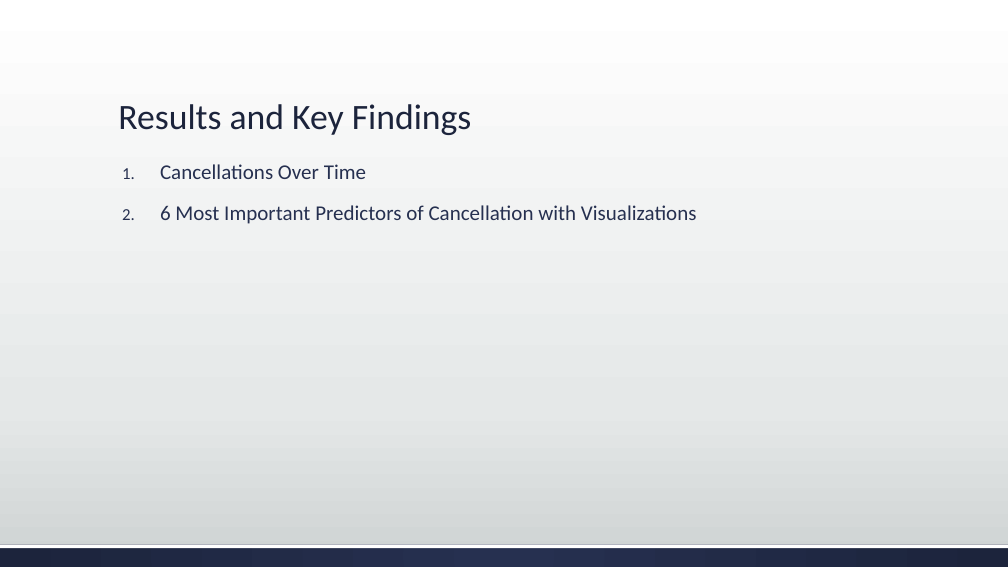
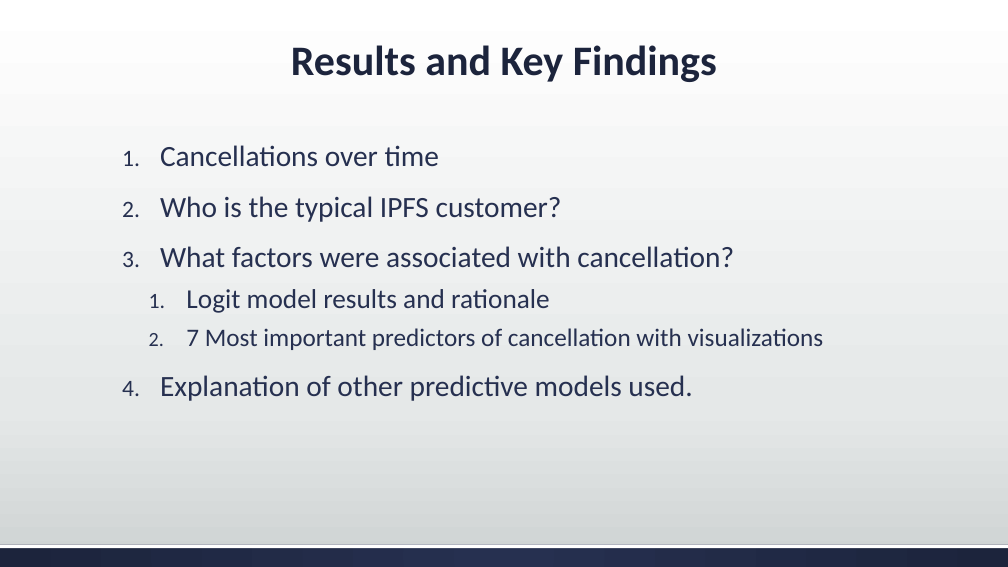
Before and after one commit to ericvan1325/IPFS-Analytics-Competiton, a slide deck: slide 9 of IPFS Analytics.pptx (slide 4 before the commit). Drawn at 1008x567 pixels with LibreOffice and Linux fonts; fonts in the diff are those of the drawing. Boxes give left, top, right and bottom in pixels: in the first picture for what was removed or moved away, otherwise in the second. Text is boxed around its words. In the diff, an @@ line names an element or a change of style, - is before the commit and + after.

```diff
--- a/IPFS Analytics.pptx
+++ b/IPFS Analytics.pptx
@@ title "Results and Key Findings": place and size @@
-title "Results and Key Findings" at box(118, 104, 472, 135)
+title "Results and Key Findings" at box(291, 45, 717, 82)
@@ title "Results and Key Findings" at box(291, 45, 717, 82): size 34 to 40 pt, bold on; alignment left to centre @@
@@ text at box(160, 145, 824, 401): text changed; size 20 to 28 pt @@
-1. Cancellations Over Time
-2. 6 Most Important Predictors of Cancellation with Visualizations
+1. Cancellations over time
+2. Who is the typical IPFS customer?
+3. What factors were associated with cancellation?
+  1. Logit model results and rationale
+  2. 7 Most important predictors of cancellation with visualizations
+4. Explanation of other predictive models used.
```
Also in this commit, not shown: 10 other slides changed, 23 slides added, 6 slides removed.
